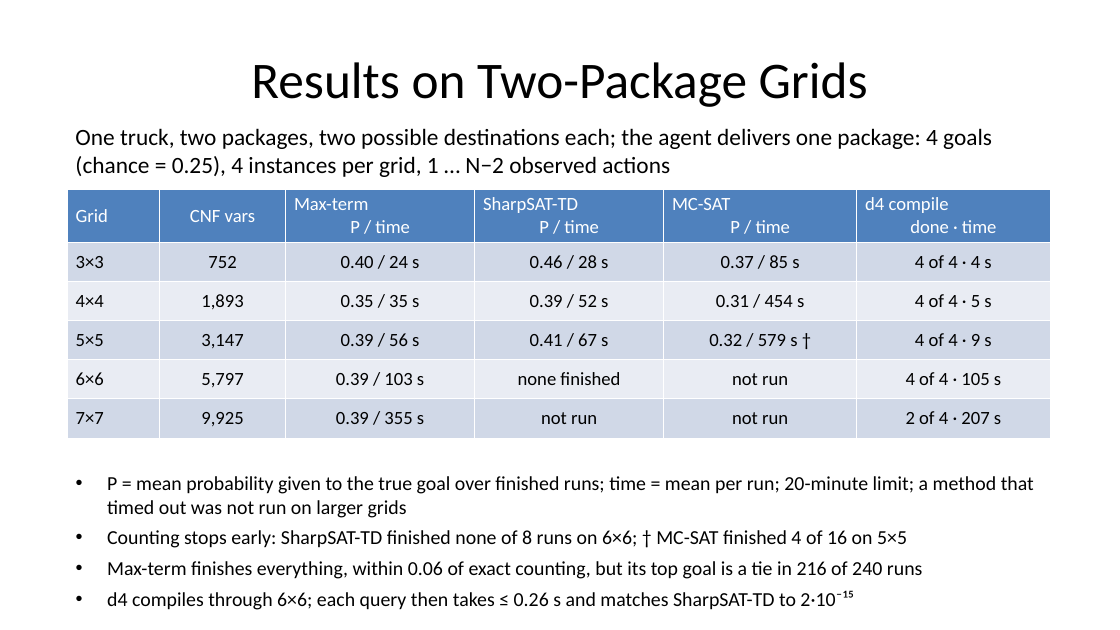
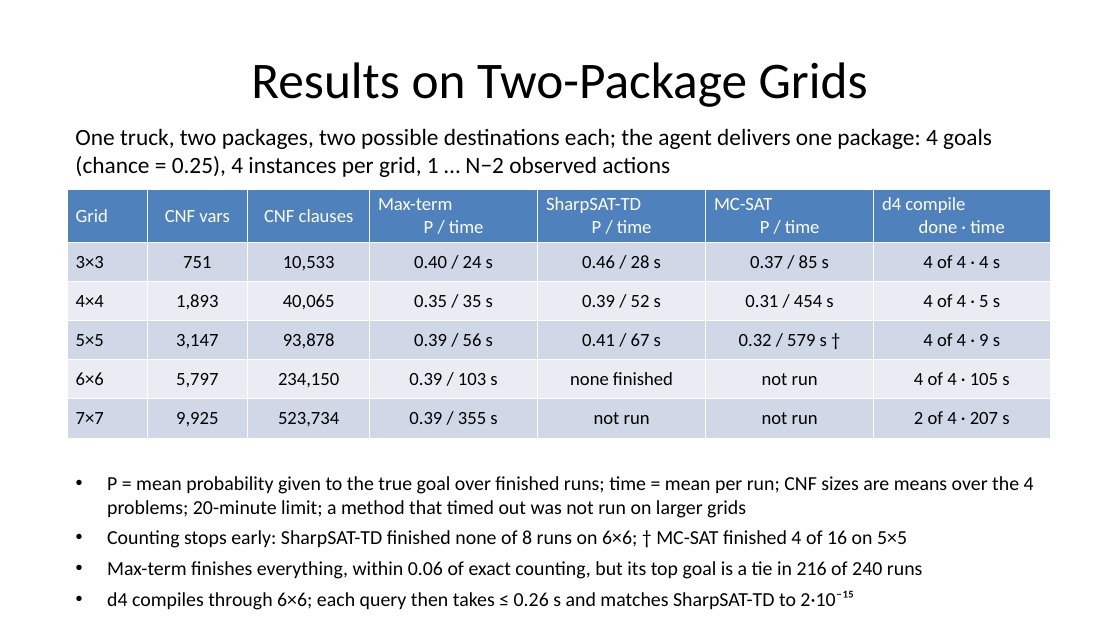
Before and after one commit to HenryKautz/CLARA-slides, a slide deck: slide 11 of CLARA-slides.pptx. Drawn at 1120x630 pixels with LibreOffice and Linux fonts; fonts in the diff are those of the drawing. Boxes give left, top, right and bottom in pixels: in the first picture for what was removed or moved away, otherwise in the second. Text is boxed around its words. In the diff, an @@ line names an element or a change of style, - is before the commit and + after.

```diff
--- a/CLARA-slides.pptx
+++ b/CLARA-slides.pptx
@@ table at [67,189,1050,430] @@
-column 2: CNF vars | 752 | 1,893 | 3,147 | 5,797 | 9,925
+column 2: CNF vars | 751 | 1,893 | 3,147 | 5,797 | 9,925
+column 3: CNF clauses | 10,533 | 40,065 | 93,878 | 234,150 | 523,734
@@ text at [107,476,1034,518]: text changed @@
-• P = mean probability given to the true goal over finished runs; time = mean per run; 20-minute limit; a method that timed out was not run on larger grids
+• P = mean probability given to the true goal over finished runs; time = mean per run; CNF sizes are means over the 4 problems; 20-minute limit; a method that timed out was not run on larger grids
```
Also in this commit, not shown: 2 other slides changed, 2 other files.
